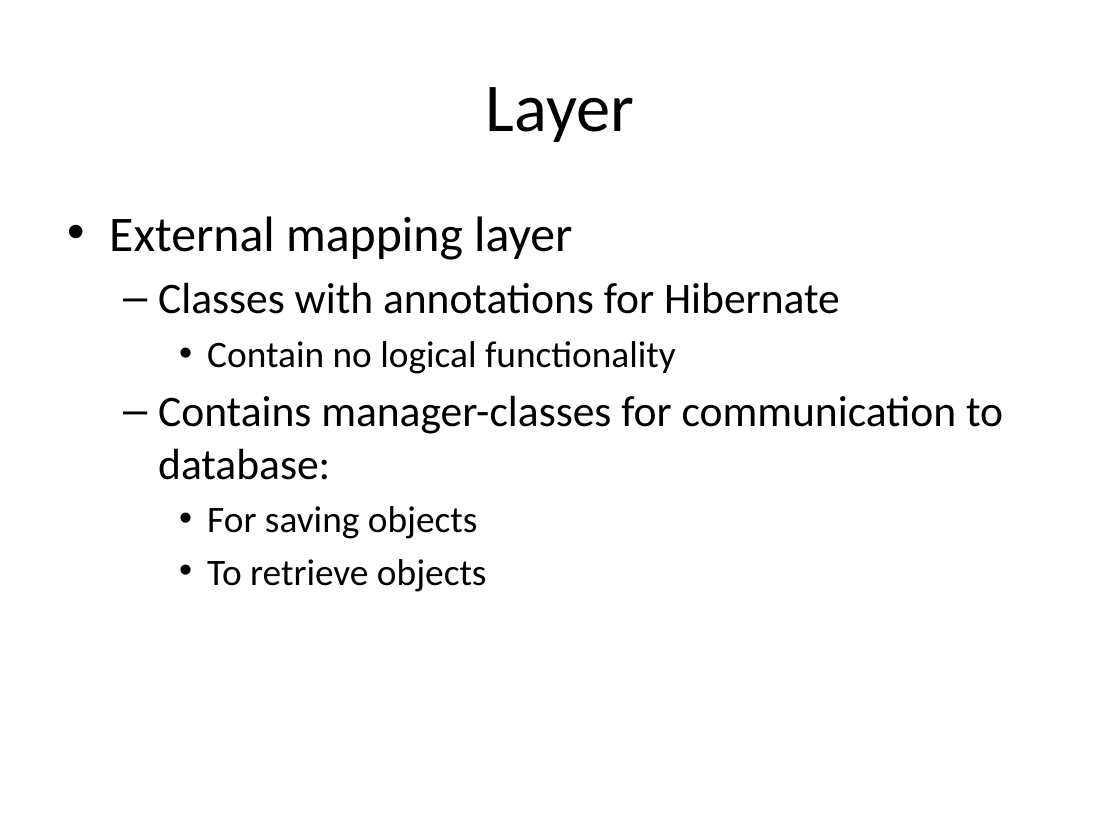
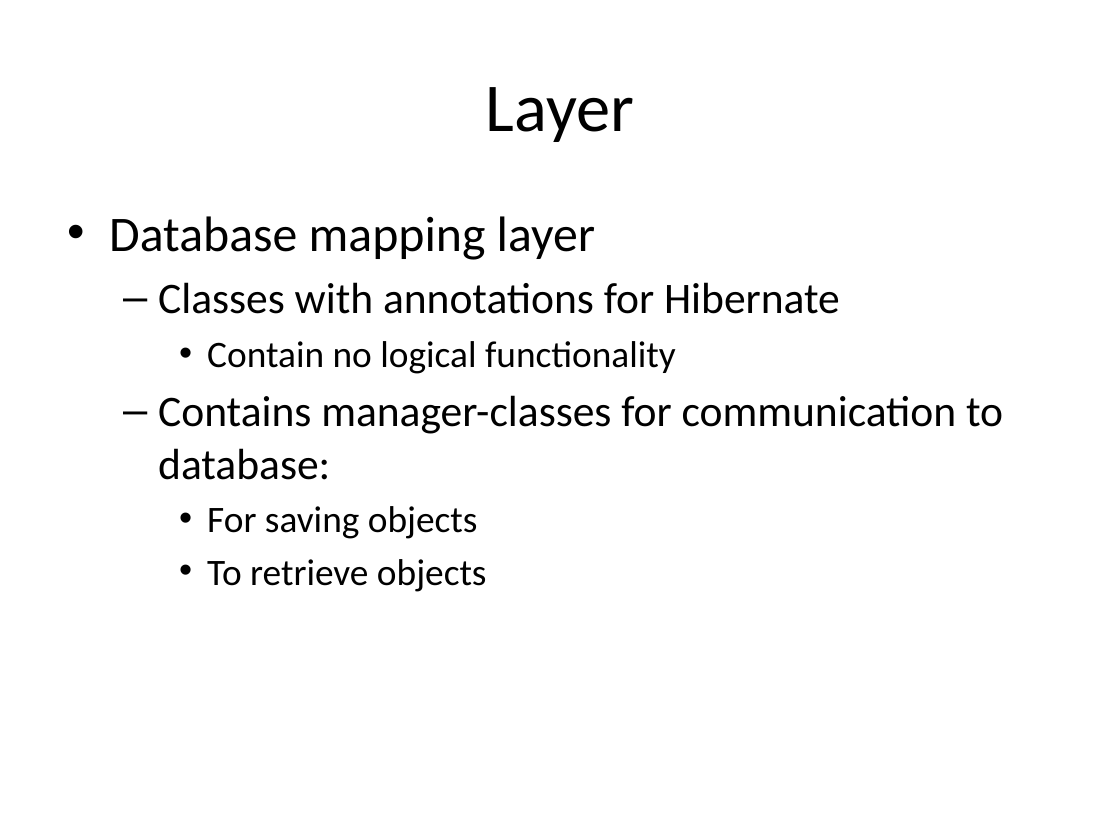
Before and after one commit to markusmo/HotelSoftware, a slide deck: slide 4 of Documentation/Praesentation/content/praesentation_teil_markus.pptx (slide 5 before the commit). Drawn at 1120x840 pixels with LibreOffice and Linux fonts; fonts in the diff are those of the drawing. Boxes give left, top, right and bottom in pixels: in the first picture for what was removed or moved away, otherwise in the second. Text is boxed around its words. In the diff, an @@ line names an element or a change of style, - is before the commit and + after.

```diff
--- a/Documentation/Praesentation/content/praesentation_teil_markus.pptx
+++ b/Documentation/Praesentation/content/praesentation_teil_markus.pptx
@@ text at (x1=109, y1=216, x2=595, y2=260): text changed @@
-• External mapping layer
+• Database mapping layer
```
Also in this commit, not shown: 2 other slides changed, 1 slide added, 1 slide removed, 1 other file.
